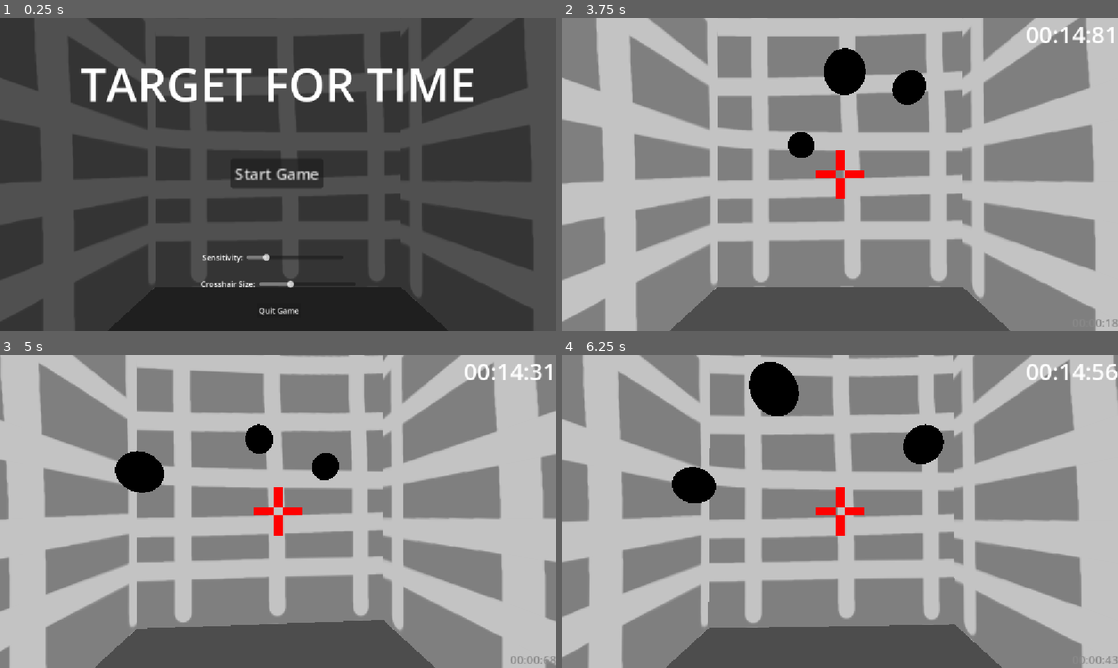
Above: before the commit, frames 1-4 (two rows, left to right).
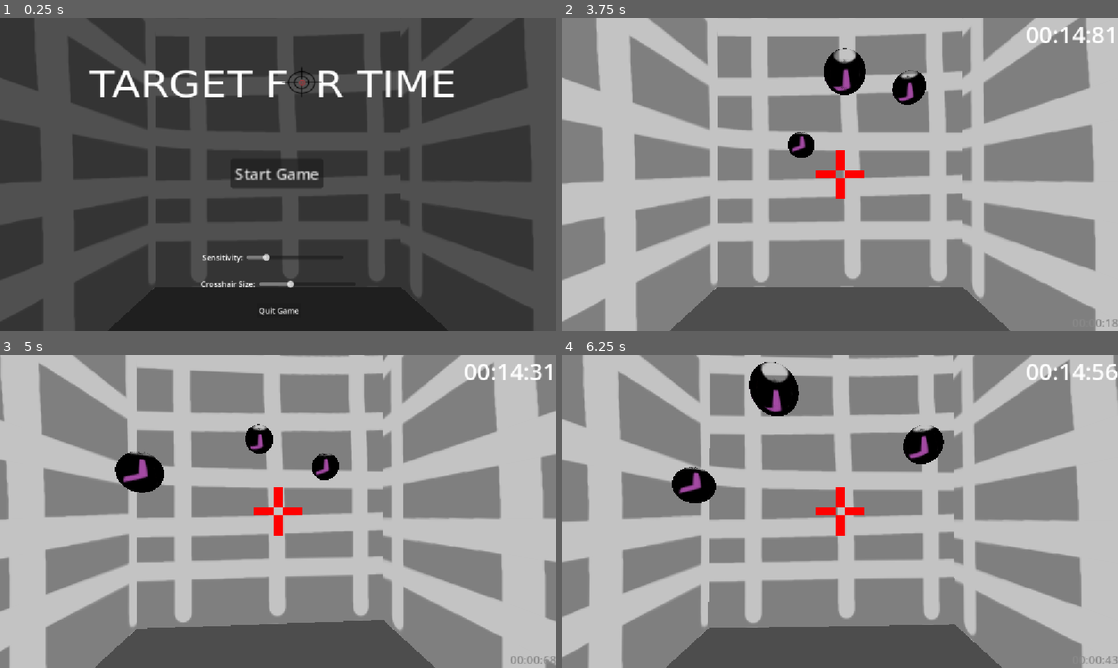
Above: after the commit, the same moments.

Repository: wiiuavi/TargetForTime
Game: Godot game, scene res://main.tscn
Two runs of this game, one before a commit and one after it. Both use one fixed random seed, a clock stepped at 60 frames per second and the inputs below.
Inputs (mouse positions are in pixels of both pictures, inside the frame that each line leads up to):
- Up to frame 1 (0.25 s): no input
- Up to frame 2 (3.75 s): click "Start Game" at 0.5 s; click "3" at 1.25 s; click "2" at 2 s; click "1" at 2.75 s; click "1" at 3.5 s
- Up to frame 3 (5 s): move the mouse to (305, 511) at 4.27 s; click (305, 511) at 4.42 s
- Up to frame 4 (6.25 s): move the mouse to (812, 511) at 5.02 s; click (812, 511) at 5.17 s; move the mouse to (851, 505) at 5.77 s; click (851, 505) at 5.92 s

The runs differ from the first frame. In frame 1, 3.5% of the frame differs, in the area x 14-86%, y 16-27%; in frame 2, 0.5%; in frame 3, 0.4%; in frame 4, 0.7%.

Commit message:
yoo this is sick. added proper title, gave targets texture. first time making a commit.

Diff:
--- a/main.tscn
+++ b/main.tscn
@@ -2,6 +2,7 @@
 
 [ext_resource type="Script" uid="uid://0ofwx6t35kkt" path="res://main.gd" id="1_ig7tw"]
 [ext_resource type="Texture2D" uid="uid://wifcdubmjymy" path="res://media/crosshair.png" id="2_0xm2m"]
+[ext_resource type="Texture2D" uid="uid://c1psarbrp5bcm" path="res://media/title1.png" id="3_1bvp3"]
 [ext_resource type="Texture2D" uid="uid://djlpacbs74mkh" path="res://media/wall1.png" id="3_h2yge"]
 
 [sub_resource type="StandardMaterial3D" id="StandardMaterial3D_km21w"]
@@ -185,7 +186,7 @@
 grow_vertical = 2
 color = Color(0, 0, 0, 0.5882353)
 
-[node name="Label" type="Label" parent="CanvasLayer/TitleScreen" unique_id=1177059283]
+[node name="title" type="TextureRect" parent="CanvasLayer/TitleScreen" unique_id=817564559]
 layout_mode = 1
 anchors_preset = 5
 anchor_left = 0.5
@@ -195,9 +196,7 @@
 offset_right = 410.0
 offset_bottom = 202.0
 grow_horizontal = 2
-theme_override_font_sizes/font_size = 96
-text = "TARGET FOR TIME"
-horizontal_alignment = 1
+texture = ExtResource("3_1bvp3")
 
 [node name="StartButton" type="Button" parent="CanvasLayer/TitleScreen" unique_id=1771033325]
 layout_mode = 1
--- a/target.gd
+++ b/target.gd
@@ -1,4 +1,10 @@
 extends Area3D
+
+func _ready() -> void:
+	var camera = get_viewport().get_camera_3d()
+	if camera:
+		look_at(camera.global_position, Vector3.UP)
+		rotate_y(deg_to_rad(180))
 
 func onHit() -> void:
 	queue_free()
--- a/target.tscn
+++ b/target.tscn
@@ -1,6 +1,13 @@
 [gd_scene format=3 uid="uid://0qw65x8h63b"]
 
 [ext_resource type="Script" uid="uid://ceg4kjvwwuerl" path="res://target.gd" id="1_t2jmu"]
+[ext_resource type="Texture2D" uid="uid://bboc1l5a227p" path="res://media/Target1.png" id="2_e1yvt"]
+
+[sub_resource type="StandardMaterial3D" id="StandardMaterial3D_5ebp1"]
+transparency = 1
+cull_mode = 2
+shading_mode = 0
+albedo_texture = ExtResource("2_e1yvt")
 
 [sub_resource type="SphereMesh" id="SphereMesh_ep2wn"]
 
@@ -11,6 +18,7 @@
 script = ExtResource("1_t2jmu")
 
 [node name="MeshInstance3D" type="MeshInstance3D" parent="." unique_id=1594345898]
+material_override = SubResource("StandardMaterial3D_5ebp1")
 mesh = SubResource("SphereMesh_ep2wn")
 
 [node name="CollisionShape3D" type="CollisionShape3D" parent="." unique_id=1431964517]
Binary file added: media/Target1.png
Not shown, added: media/Target1.png.import
Binary file added: media/title1.png
Not shown, added: media/title1.png.import
